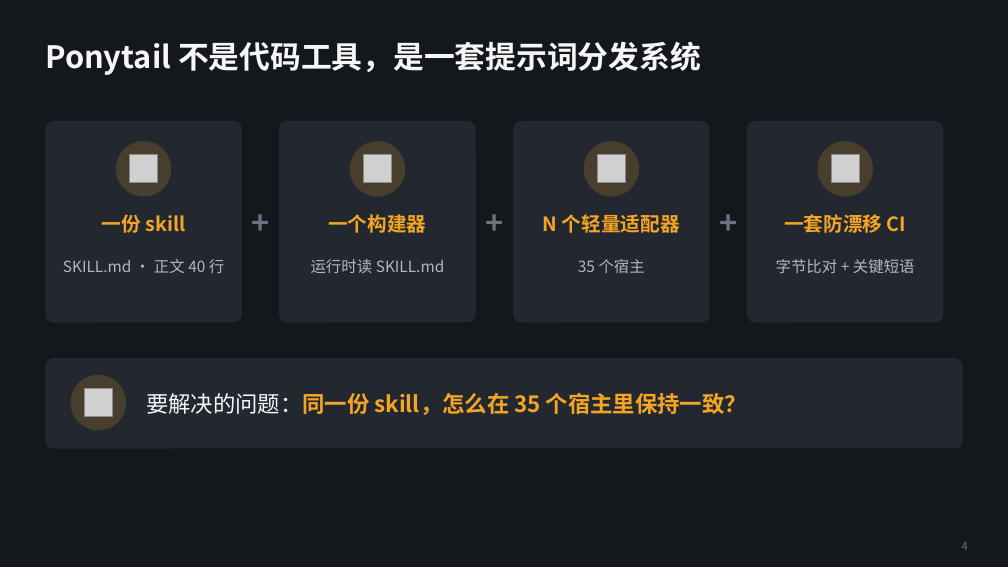
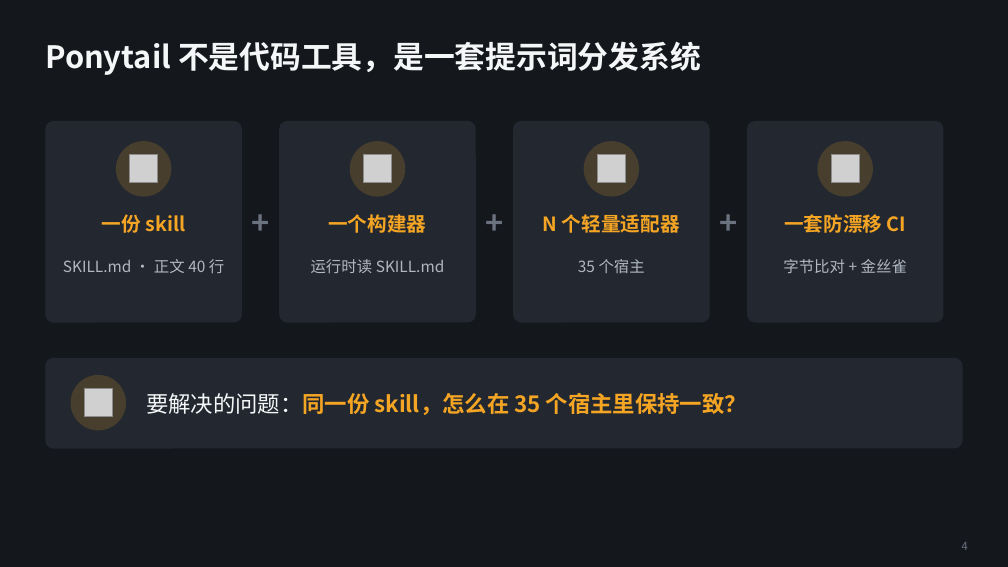
Before and after one commit to alexsunlee/alexsunlee.github.io, a slide deck: slide 4 of content/AI Learning/Ponytail · 提示词分发系统架构解析.pptx. Drawn at 1008x567 pixels with LibreOffice and Linux fonts; fonts in the diff are those of the drawing; grey boxes stand for pictures. Boxes give left, top, right and bottom in pixels: in the first picture for what was removed or moved away, otherwise in the second. Text is boxed around its words. In the diff, an @@ line names an element or a change of style, - is before the commit and + after.

```diff
--- a/content/AI Learning/Ponytail · 提示词分发系统架构解析.pptx
+++ b/content/AI Learning/Ponytail · 提示词分发系统架构解析.pptx
@@ text at (783, 259, 907, 273): text changed @@
-字节比对 + 关键短语
+字节比对 + 金丝雀
```
Also in this commit, not shown: 4 other slides changed, 2 slides added, 1 slide removed, 2 other files.
